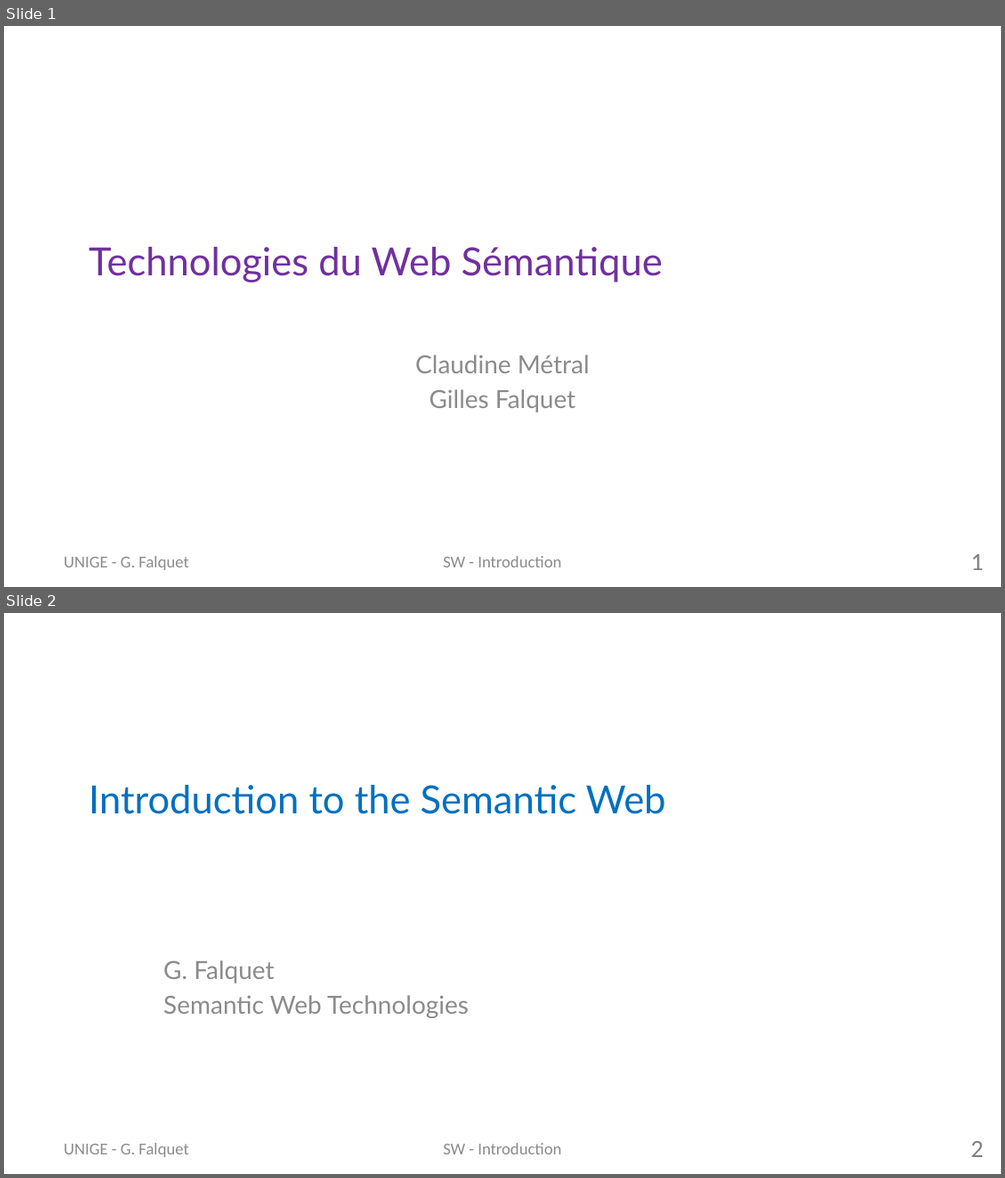
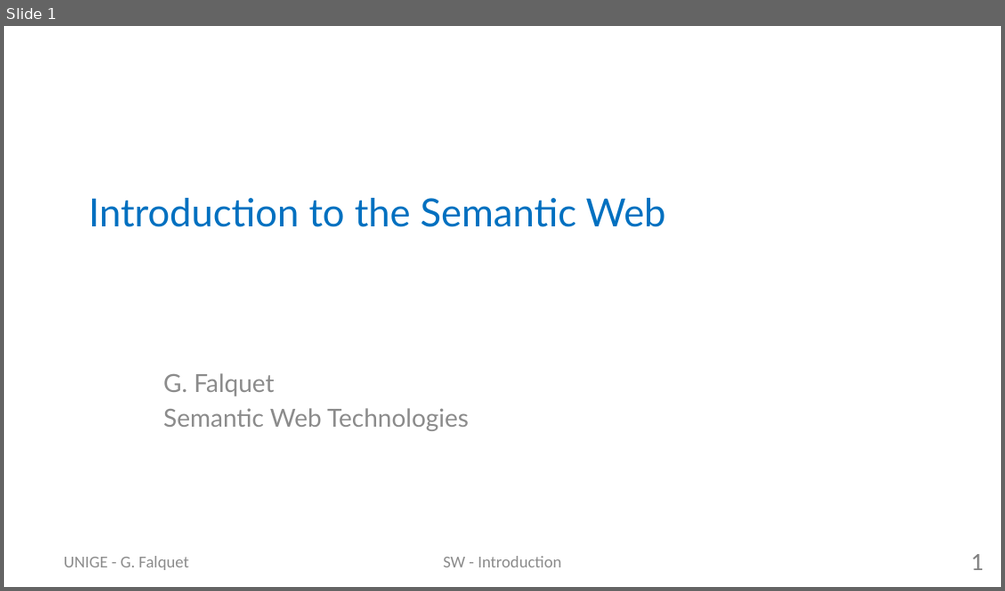
Before and after one commit to cui-ke/semantic-tech, a slide deck: semweb-course/Chapters/01-Introduction/Introduction Web to SW.pptx. Shown one above the other, each under a label of ours: slides 1 and 2 before the commit, slide 1 after it. The pictures are 1005x1178 and 1005x591 pixels, drawn with LibreOffice and Linux fonts; fonts in the diff are those of the drawing. Boxes give left, top, right and bottom in pixels: in the first picture for what was removed or moved away, otherwise in the second. Text is boxed around its words. In the diff, an @@ line names an element or a change of style, - is before the commit and + after.

```diff
--- a/semweb-course/Chapters/01-Introduction/Introduction Web to SW.pptx
+++ b/semweb-course/Chapters/01-Introduction/Introduction Web to SW.pptx
@@ slide 1 removed at box(4, 26, 1001, 587), background #FFFFFF @@
@@ title removed at box(89, 247, 663, 282) @@
-Technologies du Web Sémantique
@@ subtitle removed at box(415, 354, 590, 412) @@
-Claudine Métral
-Gilles Falquet
@@ text removed at box(64, 556, 188, 570) @@
-UNIGE - G. Falquet
@@ text removed at box(443, 556, 561, 567) @@
-SW - Introduction
@@ page number removed at box(971, 554, 983, 570) @@
-1
@@ what was slide 2 is now slide 1 @@
@@ page number at box(971, 554, 983, 570): text changed @@
-2
+1
```
Also in this commit, not shown: 4 other files.
